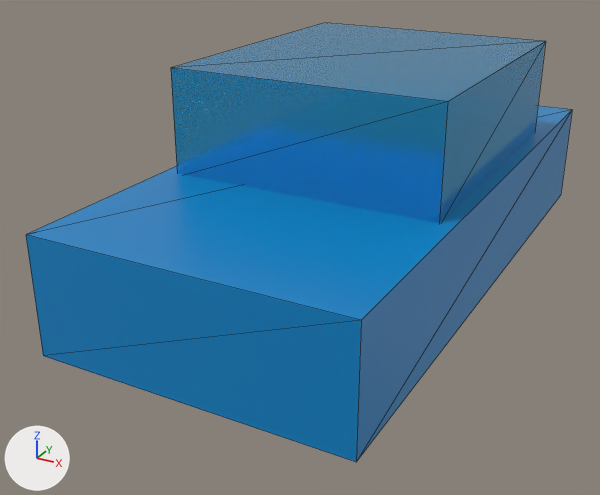
Two versions of the glTF model public/assets/models/vehicles/veh_sedan_01.glb, one commit apart.
Before and after are seen from a 50 mm lens placed at (2.42, -5.28, 2.94), pointed at (-0.27, -0.38, 0.49). Arrows for +X, +Y and +Z are at lower left; the lights stay in place. The picture after the commit comes second. Mesh edges are drawn as thin lines. Where no turn or scale is listed for an object, it has been applied to the vertices. Vertices at exactly the same position are counted once.
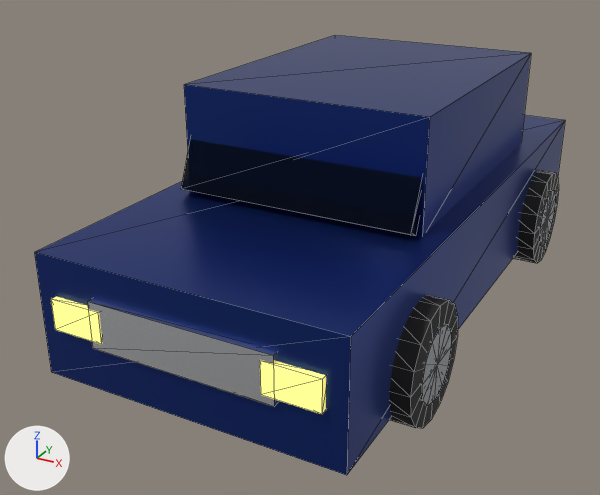
Not visible in the pictures: 'Mesh_3'.

The change, as a diff of the scene's bpy script:
```diff
--- a/public/assets/models/vehicles/veh_sedan_01.glb.py
+++ b/public/assets/models/vehicles/veh_sedan_01.glb.py
@@ mat_material_0 @@
 mat_material_0 = principled_material('Material_0')
-mat_material_0.base_color = (0.000607, 0.231, 0.571)  # blue #0284c7
+mat_material_0.base_color = (0.013, 0.0423, 0.254)  # blue #1e3a8a
 mat_material_0.roughness = 0.35
+mat_material_0.metallic = 0.8
@@ mat_material_1 @@
 mat_material_1 = principled_material('Material_1')
-mat_material_1.base_color = (0.0395, 0.509, 0.939)  # blue #38bdf8
-mat_material_1.metallic = 0.85
-mat_material_1.roughness = 0.15
+mat_material_1.base_color = (0.00478, 0.00857, 0.0232)  # black #0f172a
+mat_material_1.metallic = 0.9
+mat_material_1.roughness = 0.1
 mat_material_1.alpha = 0.8
@@ me_mesh_0 @@
-me_mesh_0.from_pydata(...)  # 8 vertices, 12 faces; spans x -1.05..1.05, y -2.2..2.2, z -0.4..0.4
+me_mesh_0.from_pydata(...)  # 8 vertices, 12 faces; spans x -1.0..1.0, y -2.2..2.2, z -0.4..0.4
+# me_mesh_0 part 1: the whole mesh is scaled about its middle by (0.952, 1, 1)
 me_mesh_0.materials.append(mat_material_0)
@@ me_mesh_1 @@
-me_mesh_1.from_pydata(...)  # 8 vertices, 12 faces; spans x -0.95..0.95, y -1.1..1.1, z -0.38..0.38
-me_mesh_1.materials.append(mat_material_1)  # blue #38bdf8
+me_mesh_1.from_pydata(...)  # 8 vertices, 12 faces; spans x -0.85..0.85, y -1.1..1.1, z -0.38..0.38
+# me_mesh_1 part 2: the whole mesh is scaled about its middle by (0.895, 1, 1)
+me_mesh_1.materials.append(mat_material_0)  # blue #1e3a8a
@@ me_mesh_3 @@
+me_mesh_3.from_pydata([(0.82, -0.17, 0.28), (0.82, -0.08, 0.32), (0.82, 0.08, -0.32), (0.82, 0.17, -0.28), (-0.82, -0.08, 0.32), (-0.82, -0.17, 0.28), (-0.82, 0.17, -0.28), (-0.82, 0.08, -0.32)], [], [(0, 2, 1), (2, 3, 1), (4, 6, 5), (6, 7, 5), (4, 5, 1), (5, 0, 1), (7, 6, 2), (6, 3, 2), (5, 7, 0), (7, 2, 0), (1, 3, 4), (3, 6, 4)])
+me_mesh_3.materials.append(mat_material_1)  # black #0f172a
@@ me_mesh_2 @@
+me_mesh_2.from_pydata([(0.82, 0.09, 0.34), (0.82, 0.18, 0.3), (0.82, -0.18, -0.3), (0.82, -0.09, -0.34), (-0.82, 0.18, 0.3), (-0.82, 0.09, 0.34), (-0.82, -0.09, -0.34), (-0.82, -0.18, -0.3)], [], [(0, 2, 1), (2, 3, 1), (4, 6, 5), (6, 7, 5), (4, 5, 1), (5, 0, 1), (7, 6, 2), (6, 3, 2), (5, 7, 0), (7, 2, 0), (1, 3, 4), (3, 6, 4)])
+me_mesh_2.materials.append(mat_material_1)  # black #0f172a
@@ ob_mesh_0 @@
 ob_mesh_0 = bpy.data.objects.new('Mesh_0', me_mesh_0)
-ob_mesh_0.location = (0.0, 0.0, 0.7)
+ob_mesh_0.location = (0.0, 0.0, 0.6)
@@ ob_mesh_1 @@
 ob_mesh_1 = bpy.data.objects.new('Mesh_1', me_mesh_1)
-ob_mesh_1.location = (0.0, 0.2, 1.45)
+ob_mesh_1.location = (0.0, 0.2, 1.35)
@@ ob_mesh_14 @@
+ob_mesh_14 = bpy.data.objects.new('Mesh_14', me_mesh_14)  # a box spanning x -0.175..0.175, y -0.03..0.03, z -0.1..0.1; in mat_material_5 (yellow #fef08a, glowing yellow #fef08a)
+ob_mesh_14.location = (0.7, -2.21, 0.65)
@@ ob_mesh_13 @@
+ob_mesh_13 = bpy.data.objects.new('Mesh_13', me_mesh_14.copy())
+ob_mesh_13.location = (-0.7, -2.21, 0.65)
@@ ob_mesh_12 @@
+ob_mesh_12 = bpy.data.objects.new('Mesh_12', me_mesh_12)  # a box spanning x -0.6..0.6, y -0.025..0.025, z -0.15..0.15; in mat_material_4 (white #f8fafc)
+ob_mesh_12.location = (0.0, -2.21, 0.65)
@@ ob_mesh_11 @@
+ob_mesh_11 = bpy.data.objects.new('Mesh_11', me_mesh_11)  # 28 vertices, 48 faces; spans x -0.135..0.135, y -0.24..0.24, z -0.24..0.24; in mat_material_3 (light grey #d1d5db)
+ob_mesh_11.location = (1.0, 1.3, 0.4)
@@ ob_mesh_10 @@
+ob_mesh_10 = bpy.data.objects.new('Mesh_10', me_mesh_10)  # 36 vertices, 64 faces; spans x -0.125..0.125, y -0.38..0.38, z -0.38..0.38; in mat_material_2 (black #171717)
+ob_mesh_10.location = (1.0, 1.3, 0.4)
@@ ob_mesh_7 @@
+ob_mesh_7 = bpy.data.objects.new('Mesh_7', me_mesh_11.copy())
+ob_mesh_7.location = (1.0, -1.3, 0.4)
@@ ob_mesh_6 @@
+ob_mesh_6 = bpy.data.objects.new('Mesh_6', me_mesh_10.copy())
+ob_mesh_6.location = (1.0, -1.3, 0.4)
@@ ob_mesh_3 @@
+ob_mesh_3 = bpy.data.objects.new('Mesh_3', me_mesh_3)
+ob_mesh_3.location = (0.0, 1.25, 1.35)
@@ ob_mesh_2 @@
+ob_mesh_2 = bpy.data.objects.new('Mesh_2', me_mesh_2)
+ob_mesh_2.location = (0.0, -0.85, 1.35)
```

Location of each change, [x1, y1, x2, y2] in pixels of the pictures (600 x 495 px):
'Mesh_0', recoloured, surface changed, rescaled (darker)
    before: [26, 106, 572, 462]
    after: [34, 115, 565, 475]
'Mesh_1', recoloured, surface changed, moved, rescaled (7% narrower)
    before: [171, 22, 545, 223]
    after: [184, 35, 531, 235]
'Mesh_2', added
    after: [181, 139, 422, 236]
'Mesh_12', added
    after: [87, 299, 278, 407]
'Mesh_6', added (black)
    after: [389, 295, 458, 429]
'Mesh_14', added (yellow)
    after: [260, 361, 326, 414]
'Mesh_10', added (black)
    after: [513, 170, 559, 263]
'Mesh_7', added
    after: [420, 324, 451, 406]
'Mesh_13', added (yellow)
    after: [51, 296, 102, 344]
'Mesh_11', added
    after: [538, 190, 555, 246]
